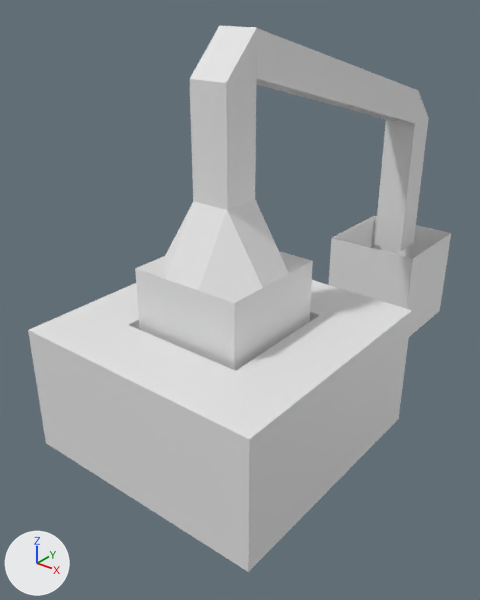
Renders of the OBJ model resources/assets/big_capacitors/models/block/Destillery.obj from each side of a commit.
The view is the same before and after, from a 50 mm camera at (0.643, -1.035, 0.764) aimed at (-0.058, -0.16, 0.221). Arrows for +X, +Y and +Z are at lower left; the lights stay in place. Where no turn or scale is listed for an object, it has been applied to the vertices. Vertices at the same position are counted once.

Objects in the first picture: 'Glas.001_Cube.003', 'Glas_Cube.002', 'Heater_Cube.001'.
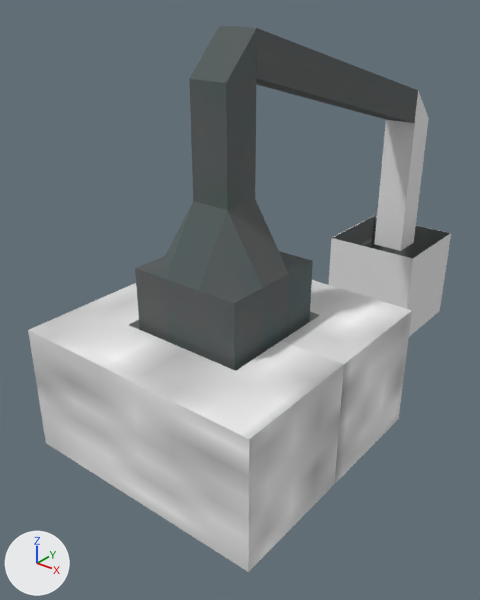
The newer file is also turned or shifted as a whole; pictures and numbers use the older file's frame.

Changed parts and their boxes [x1, y1, x2, y2] in the pictures (480 x 600 px):
part 1 of me_glas_001_cube_003, recoloured (grey to black): [333, 216, 450, 259] in both
part 2 of me_glas_cube_002, recoloured: [135, 26, 418, 371] in both

The change, as a list of edits to the scene's bpy script:
```text
Add img_destillery_png:
    img_destillery_png = load_image('destillery.png', '../../textures/models/destillery.png', 64, 64, 'sRGB')
Add mat_none_destillery_png:
    mat_none_destillery_png = principled_material('None_destillery.png')
    mat_none_destillery_png.texture = img_destillery_png
    mat_none_destillery_png.roughness = 1.0
Add mat_none:
    mat_none = principled_material('None')
    mat_none.base_color = (0.8, 0.8, 0.8)  # white #e7e7e7
    mat_none.roughness = 1.0
Change me_glas_001_cube_003:
    where me_glas_001_cube_003.from_pydata(...)  # 104 vertices, 102 faces; spans x -0.102..0.102, y 0.236..0.441, z 0.012..0.218
    used by ob_glas_001_cube_003; location = (0.0, 0.0, 0.0)
    me_glas_001_cube_003 part 1: all 45 faces centred in x -0.101..0.101, y 0.237..0.44, z 0.014..0.184 switch from no material to mat_none_destillery_png (picture img_destillery_png)
    add me_glas_001_cube_003.materials.append(mat_none)  # white #e7e7e7
Change me_glas_cube_002:
    where me_glas_cube_002.from_pydata(...)  # 82 vertices, 79 faces; spans x -0.102..0.102, y -0.373..0.389, z 0.14..0.701
    used by ob_glas_cube_002; location = (0.0, 0.0, 0.0)
    me_glas_cube_002 part 2: all 71 faces centred in x -0.102..0.102, y -0.373..0.042, z 0.14..0.7 switch from no material to mat_none_destillery_png (picture img_destillery_png)
    add me_glas_cube_002.materials.append(mat_none)  # white #e7e7e7
Change me_heater_cube_001:
    where me_heater_cube_001.from_pydata(...)  # 106 vertices, 104 faces; spans x -0.23..0.23, y -0.501..-0.041, z 0.013..0.243
    add me_heater_cube_001.materials.append(mat_none_destillery_png)  # picture img_destillery_png
```
